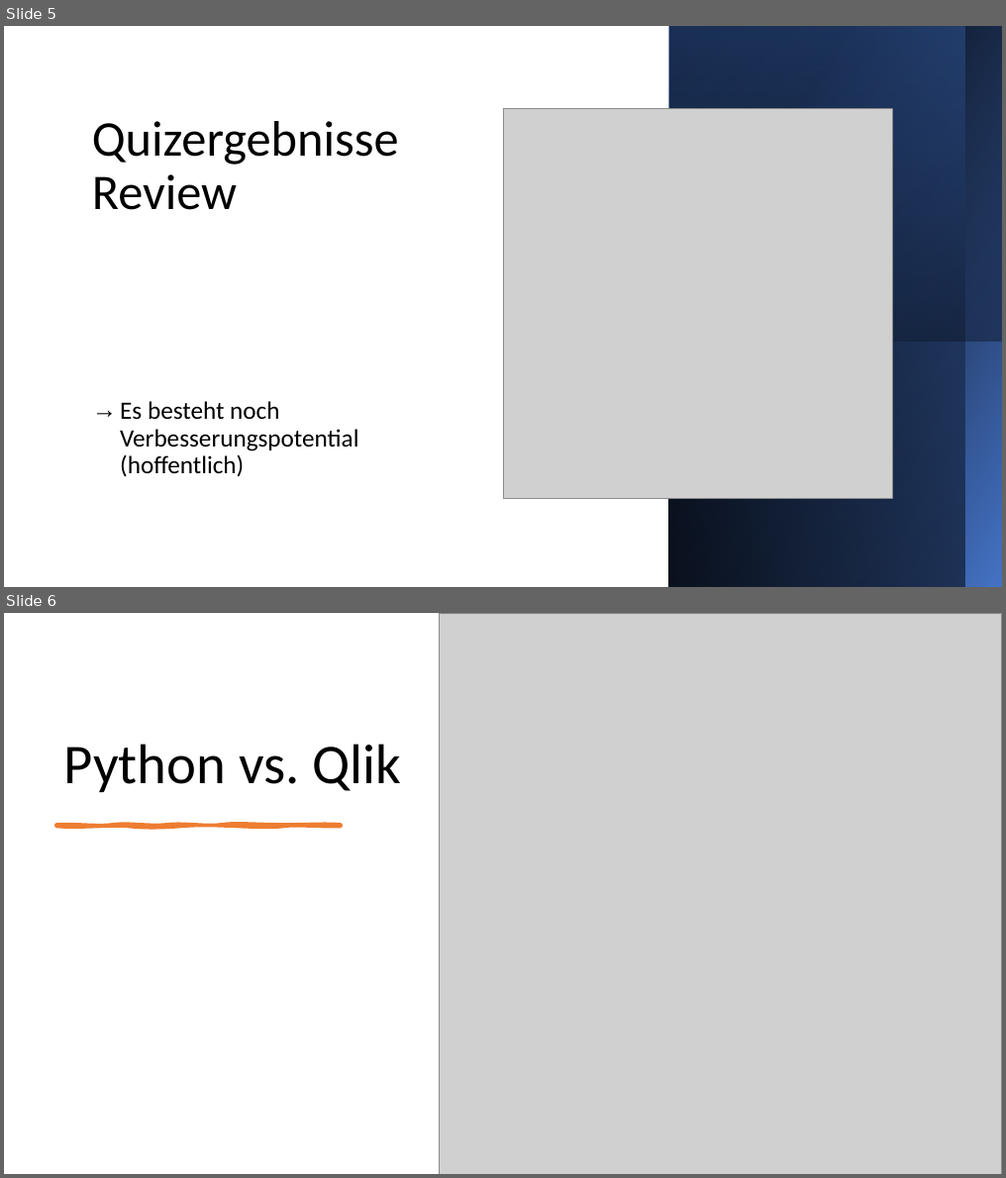
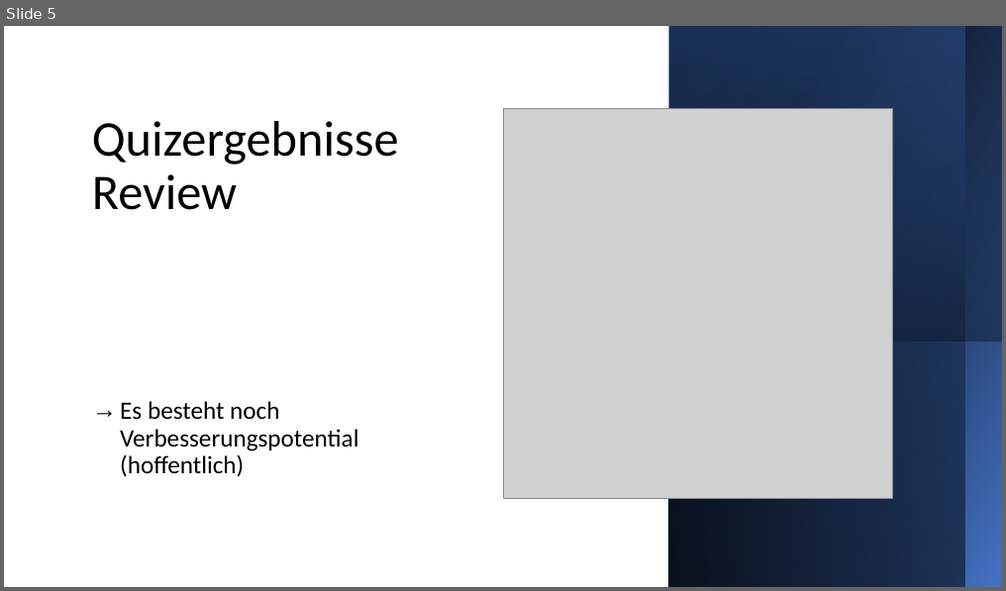
Before and after one commit to DataScience-DHBWKA/Human-Development-Qlik-vs-Python-Gruppe-8, a slide deck: Präsentation/gruppe-8.pptx. Shown one above the other, each under a label of ours: slides 5 and 6 before the commit, slide 5 after it. The pictures are 1006x1178 and 1006x591 pixels, drawn with LibreOffice and Linux fonts; fonts in the diff are those of the drawing; grey boxes stand for pictures. Boxes give left, top, right and bottom in pixels: in the first picture for what was removed or moved away, otherwise in the second. Text is boxed around its words. In the diff, an @@ line names an element or a change of style, - is before the commit and + after.

```diff
--- a/Präsentation/gruppe-8.pptx
+++ b/Präsentation/gruppe-8.pptx
@@ slide 6 removed at box(4, 613, 1002, 1174), background #FFFFFF @@
@@ picture removed at box(439, 613, 1002, 1174) @@
@@ title removed at box(63, 744, 402, 792) @@
-Python vs. Qlik
@@ freeform shape removed at box(56, 825, 341, 827) @@
```
Also in this commit, not shown: 1 slide changed, 2 slides added, 1 other slide removed, 1 other file.
